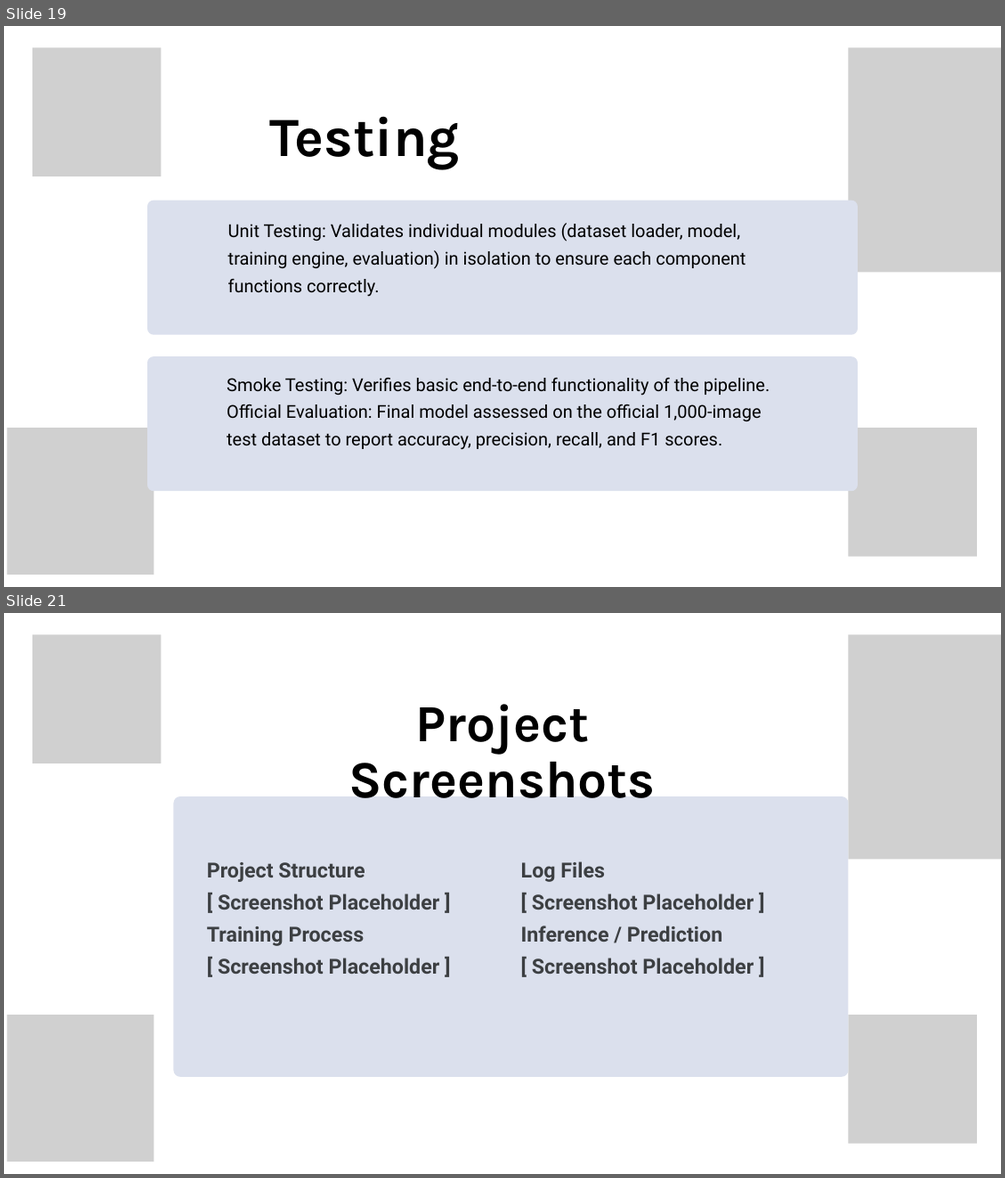
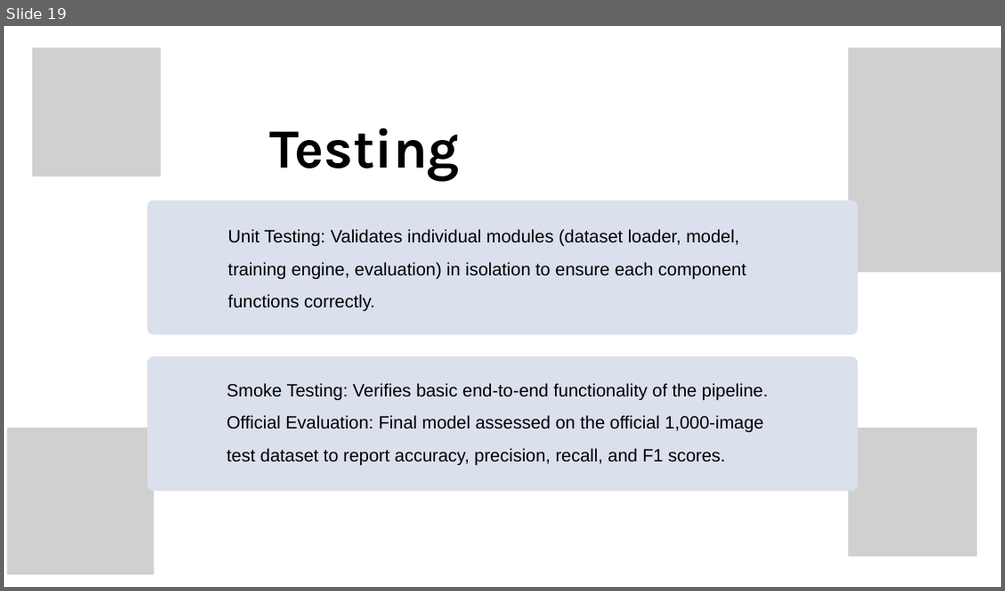
Before and after one commit to Belugabilli/BrainTumor-PE-1, a slide deck: Report/EfficientNet-B3 Project.pptx. Shown one above the other, each under a label of ours: slides 19 and 21 before the commit, slide 19 after it; the slides between them are not shown. The pictures are 1005x1178 and 1005x591 pixels, drawn with LibreOffice and Linux fonts; fonts in the diff are those of the drawing; grey boxes stand for pictures; background and template pictures are left out. Boxes give left, top, right and bottom in pixels: in the first picture for what was removed or moved away, otherwise in the second. Text is boxed around its words. In the diff, an @@ line names an element or a change of style, - is before the commit and + after.

```diff
--- a/Report/EfficientNet-B3 Project.pptx
+++ b/Report/EfficientNet-B3 Project.pptx
@@ slide 21 removed at (4, 613, 1001, 1174), background picture (left out) @@
@@ picture removed at (32, 634, 161, 763) @@
@@ picture removed at (849, 634, 1001, 859) @@
@@ text removed at (349, 704, 655, 798) @@
-Project Screenshots
@@ freeform shape removed at (173, 796, 848, 1077) @@
@@ text removed at (207, 862, 440, 973) @@
-Project Structure
-[ Screenshot Placeholder ]
-Training Process
-[ Screenshot Placeholder ]
@@ text removed at (521, 861, 753, 973) @@
-Log Files
-[ Screenshot Placeholder ]
-Inference / Prediction
-[ Screenshot Placeholder ]
@@ picture removed at (7, 1014, 154, 1162) @@
@@ picture removed at (849, 1014, 977, 1143) @@
@@ slide 19 changed as well @@
@@ text "Testing" at (270, 127, 460, 182): line spacing 85.5pt to 1.07 @@
@@ text "Unit Testing: Validates individual modules ..." at (228, 229, 746, 311): font Roboto to Arial; line spacing 39.5pt to 1.54 @@
@@ text "Smoke Testing: Verifies basic end-to-end ..." at (226, 383, 768, 465): font Roboto to Arial; line spacing 39.5pt to 1.54 @@
```
Also in this commit, not shown: 26 other slides changed, 2 slides added, 2 other slides removed.
